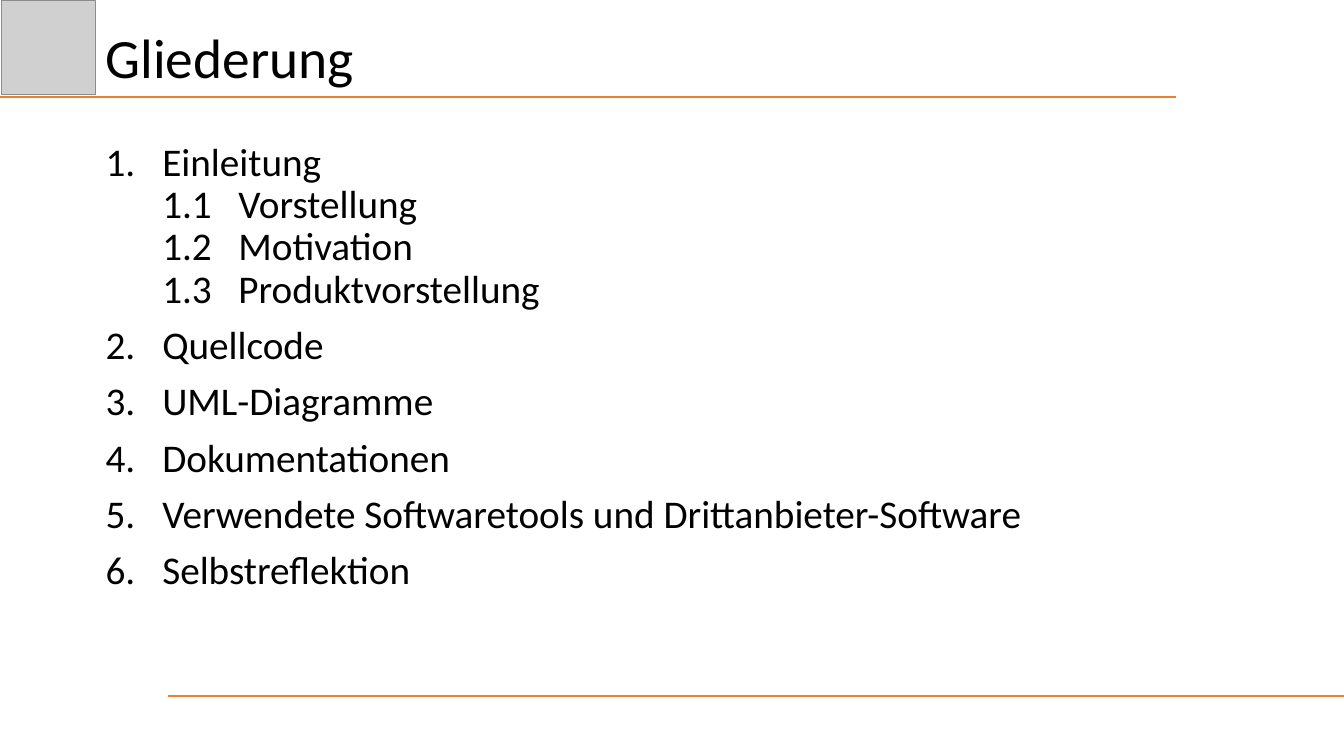
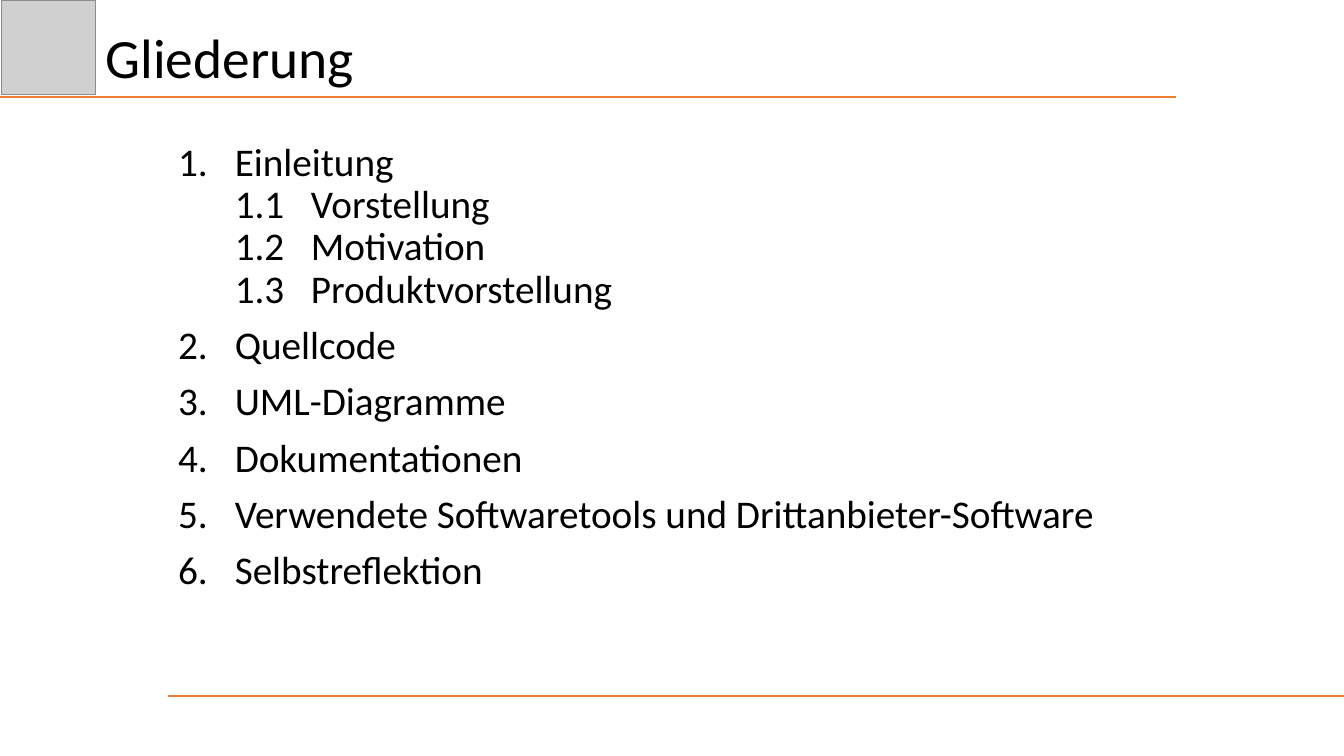
Before and after one commit to Schnitzel128/sejava, a slide deck: slide 2 of Präsentation/DezHex.pptx. Drawn at 1344x756 pixels with LibreOffice and Linux fonts; fonts in the diff are those of the drawing; grey boxes stand for pictures. Boxes give left, top, right and bottom in pixels: in the first picture for what was removed or moved away, otherwise in the second. Text is boxed around its words. In the diff, an @@ line names an element or a change of style, - is before the commit and + after.

```diff
--- a/Präsentation/DezHex.pptx
+++ b/Präsentation/DezHex.pptx
@@ text "Einleitung 1.1 Vorstellung 1.2 Motivation ...": place and size @@
-text "Einleitung 1.1 Vorstellung 1.2 Motivation ..." at (162,148,1022,585)
+text "Einleitung 1.1 Vorstellung 1.2 Motivation ..." at (235,148,1094,585)
```
Also in this commit, not shown: 1 other slide changed, 5 slides removed, 2 other files.
